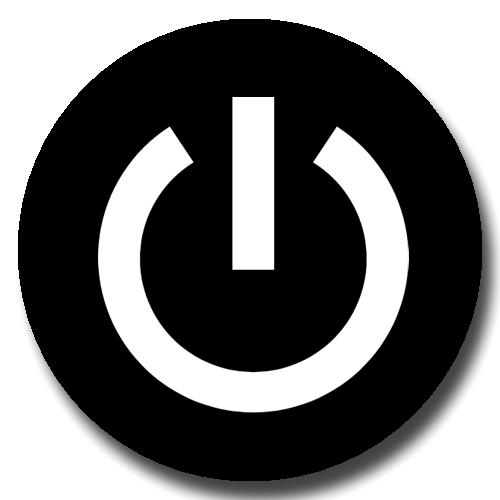
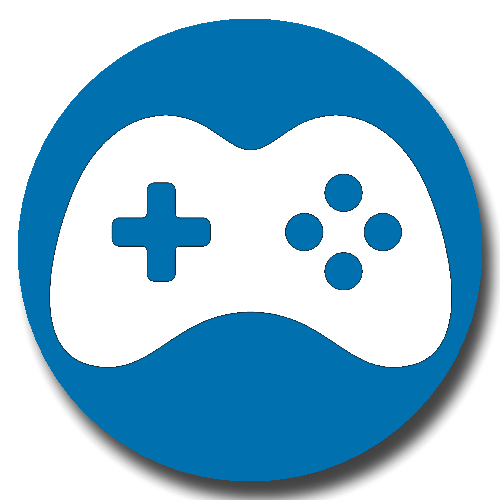
Revision of a layered 500 x 500 image; what changed, layer by layer:
hid "背景" (2nd of 4) over [64, 64, 448, 448]
added layer "背景" (3rd of 4) above "ペイントレイヤー 1" over [18, 19, 482, 481]
painted on "ペイントレイヤー 1" over [18, 19, 482, 481]
